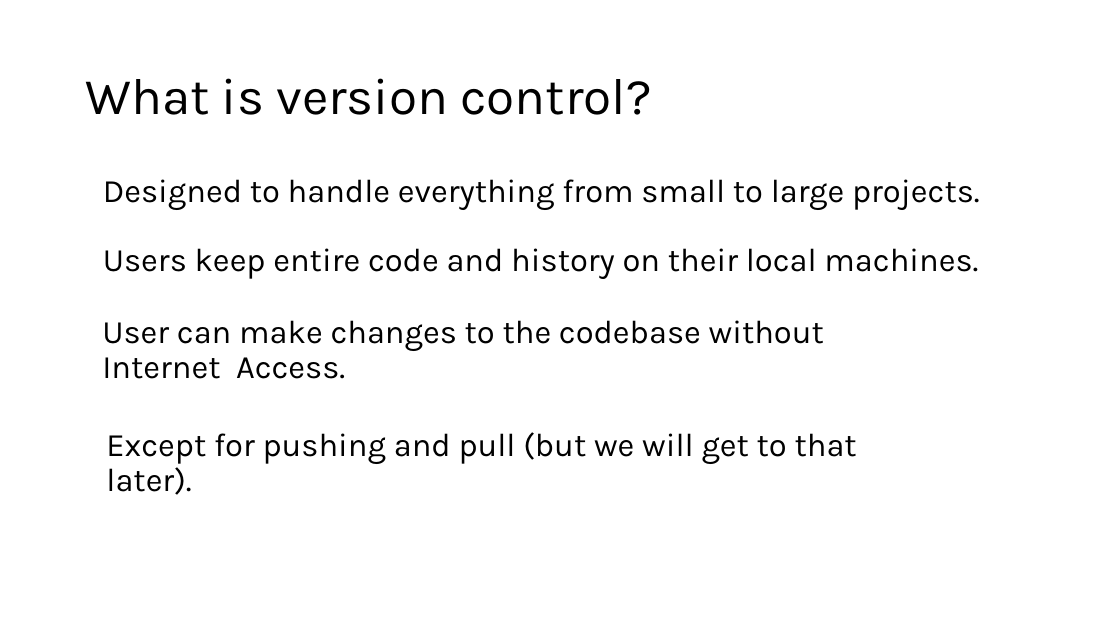
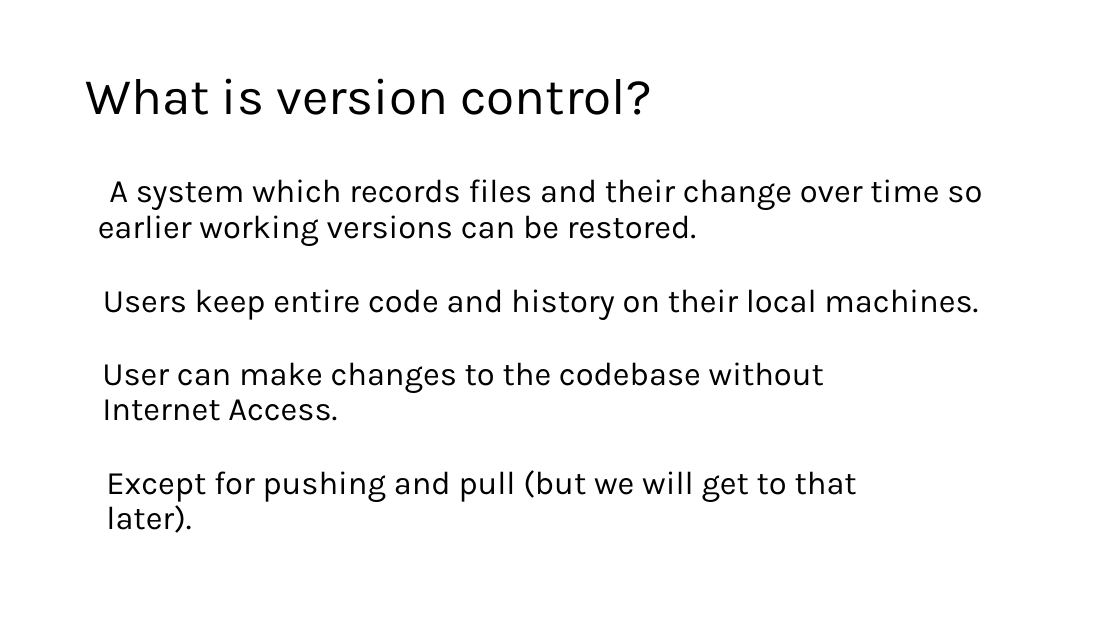
Before and after one commit to theycallmemac/talks, a slide deck: slide 6 of Git/Intro-To-Git/Git.pptx (slide 5 before the commit). Drawn at 1120x630 pixels with LibreOffice and Linux fonts; fonts in the diff are those of the drawing; background and template pictures are left out. Boxes give left, top, right and bottom in pixels: in the first picture for what was removed or moved away, otherwise in the second. Text is boxed around its words. In the diff, an @@ line names an element or a change of style, - is before the commit and + after.

```diff
--- a/Git/Intro-To-Git/Git.pptx
+++ b/Git/Intro-To-Git/Git.pptx
@@ text at (98,179,982,246): text changed @@
-Designed to handle everything from small to large projects.
+A system which records files and their change over time so earlier working versions can be restored.
@@ text "Users keep entire code and ...": place and size @@
-text "Users keep entire code and ..." at (103,248,978,279)
+text "Users keep entire code and ..." at (103,289,978,320)
@@ text "User can make changes to ...": place and size @@
-text "User can make changes to ..." at (102,320,824,379)
+text "User can make changes to ..." at (102,362,824,421)
@@ text "Except for pushing and pull ...": place and size @@
-text "Except for pushing and pull ..." at (106,432,857,495)
+text "Except for pushing and pull ..." at (106,470,857,533)
```
Also in this commit, not shown: 11 other slides changed, 4 slides added, 2 slides removed, 10 other files.
